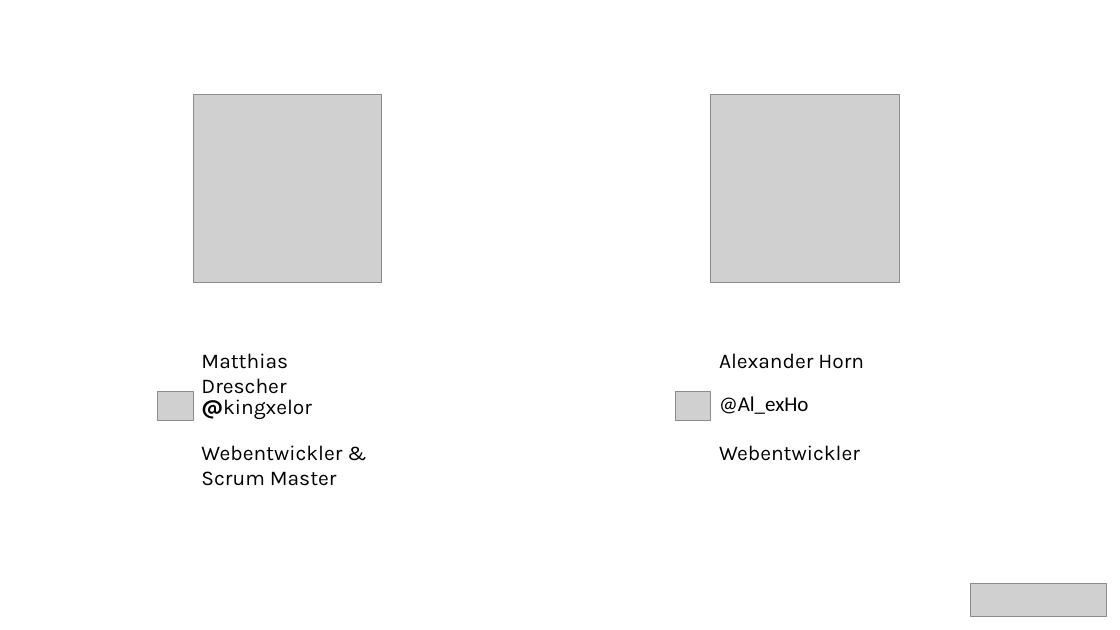
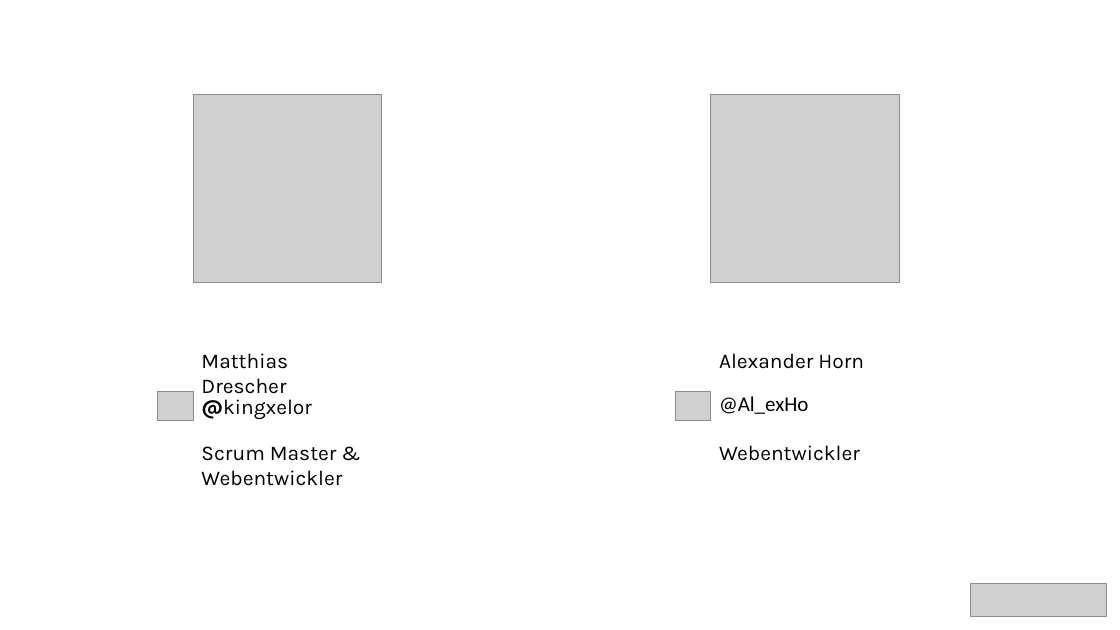
Before and after one commit to bytePassion/GraphQL-Talk, a slide deck: slide 2 of slides/GraphqlSlides.pptx. Drawn at 1120x630 pixels with LibreOffice and Linux fonts; fonts in the diff are those of the drawing; grey boxes stand for pictures. Boxes give left, top, right and bottom in pixels: in the first picture for what was removed or moved away, otherwise in the second. Text is boxed around its words. In the diff, an @@ line names an element or a change of style, - is before the commit and + after.

Commit message:
update slides

```diff
--- a/slides/GraphqlSlides.pptx
+++ b/slides/GraphqlSlides.pptx
@@ text at box(201, 446, 342, 486): text changed @@
-Webentwickler & Scrum Master
+Scrum Master & Webentwickler
```
Also in this commit, not shown: 1 other slide changed, 3 slides removed.
